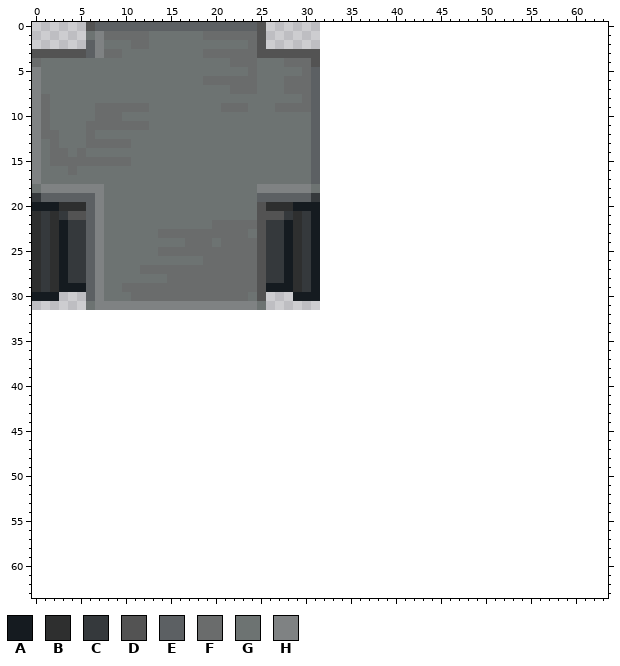
Pixel-art sprite, stored at Resources/Textures/_Nuclear14/Structures/Furniture/Tables/counters.rsi/metal_counter_cross.png. Above, as it was before the edit.
The file is 32x32 pixels. The old version is drawn lined up with the new one, on the new canvas.
Palette (. is transparent): A #151b20  B #2e2f2f  C #35393c  D #535353  E #5c6063  F #6a6c6c  G #6d7372  H #7f8283
Pixels before (only the part around the change), first column x 0:
 0 ......DEEEEEEEEEEEEEEEEEED......................................
 1 ......GHFFFFFGGGGGGFFFFFFD......................................
 2 ......EHGGGFFGGGGGGGGGGGFD......................................
 3 DDDDDDEHFFGGGGGGGGGFFFFFFDDDDDDD................................
 4 FGGGGGGGGGGGGGGGGGGGGGFFFGGGFFFD................................
 5 HGGGGGGGGGGGGGGGGGGGGGGGFGGGGGFE................................
 6 HGGGGGGGGGGGGGGGGGGFFFFFFGGGFFFE................................
 7 HGGGGGGGGGGGGGGGGGGGGGFFFGGGFFFE................................
 8 HFGGGGGGGGGGGGGGGGGGGGGGGGGGGGFE................................
 9 HFGGGGGFFFFFFGGGGGGGGFFFGGGFFFFE................................
10 HFGGGGGFFFGGGGGGGGGGGGGGGGGGGGGE................................
11 HFGGGGFFFFFFFGGGGGGGGGGGGGGGGGGE................................
12 HFFGGGFGGGGGGGGGGGGGGGGGGGGGGGGE................................
13 HGFGGGFFFFFGGGGGGGGGGGGGGGGGGGGE................................
14 HGFFGFGGGGGGGGGGGGGGGGGGGGGGGGGE................................
15 HGFFFFFFFFFGGGGGGGGGGGGGGGGGGGGE................................
16 HGGGFGGGGGGGGGGGGGGGGGGGGGGGGGGE................................
17 HGGGGGGGGGGGGGGGGGGGGGGGGGGGGGGE................................
18 GHHHHHHHGGGGGGGGGGGGGGGGGHHHHHHG................................
19 CEEEEEEHGGGGGGGGGGGGGGGGGEEEEEEC................................
20 AAABBBEHGGGGGGGGGGGGGGGGGDBBBAAA................................
21 BCBCDDEHGGGGGGGGGGGGGGGGGDDDCBCA................................
22 BCBACCEHGGGGGGGGGGGGFFFFFDCCABCA................................
23 BCBACCEHGGGGGGFFFFFFFFFFGDCCABCA................................
24 BCBACCEHGGGGGGGGGFFFGFFFFDCCABCA................................
25 BCBACCEHGGGGGGFFFFFFFFFFFDCCABCA................................
26 BCBACCEHGGGGGGGGGGGFFFFFFDCCABCA................................
27 BCBACCEHGGGGFFFFFFFFFFFFFDCCABCA................................
28 BCBACCEHGGGGGGGFFFFFFFFFFDCCABCA................................
29 BCBAAAEHGGFFFFFFFFFFFFFFFDAAABCA................................
30 AAA...EHGGGFFFFFFFFFFFFFGD...AAA................................
31 ......GHHHHHHHHHHHHHHHHHHG......................................
32 ................................................................
33 ................................................................
34 ................................................................
35 ................................................................
36 ................................................................
37 ................................................................
38 ................................................................
39 ................................................................
40 ................................................................
41 ................................................................
42 ................................................................
43 ................................................................
44 ................................................................
45 ................................................................
46 ................................................................
47 ................................................................
48 ................................................................
49 ................................................................
50 ................................................................
51 ................................................................
52 ................................................................
53 ................................................................
54 ................................................................
55 ................................................................
56 ................................................................
57 ................................................................
58 ................................................................
59 ................................................................
60 ................................................................
61 ................................................................
62 ................................................................
63 ................................................................
Now the later version:
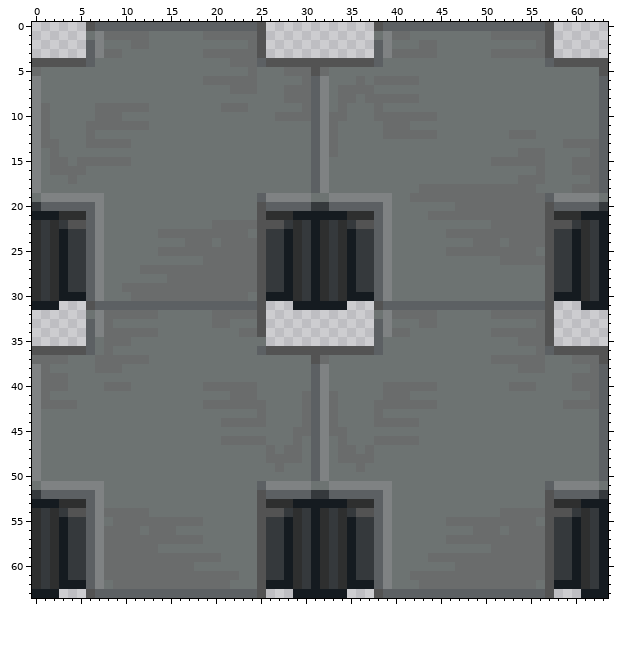
Message: fix some angles of metal counters looking weird
What changed:
canvas 32x32 -> 64x64
Changed rows in their new state; - is an unchanged pixel.
first column x 0:
 0 --------------------------------------DEEEEEEEEEEEEEEEEEED------
 1 --------------------------------------GHFFGGGGGGGGGFFFFFFD------
 2 --------------------------------------EHGGGFFGGGGGGGGGGGFD------
 3 ......--------------------......------EHFFFFFGGGGGGFFFFFFD------
 4 DDDDDDE------------------EDDDDD-DDDDDDEGGGGGGGGGGGGGGGGGGEDDDDDD
 5 F---------------------------FF-DFGGGGGGGGGGGGGGGGGGGGGGGGGGGGGGD
 6 ----------------------------GG--HGGGFGFFFFFGGGGGGGGGGGGGGGGGGGGE
 7 --------------------------------HGFFFFGGGGGGGGGGGGGGGGGGGGGGGGGE
 8 -G--------------------------FF--HGFFGFFFFFFGGGGGGGGGGGGGGGGGGGGE
 9 ---------------------------GGG--HGFGGGFGGGGGGGGGGGGGGGGGGGGGGGGE
10 ---------------------------FFFF-HFFGGGFFFFFFFGGGGGGGGGGGGGGGGGGE
11 --------------------------------HFGGGGGFFFGGGGGGGGGGGGGGGGGGGGGE
12 --G-----------------------------HFGGGGGFFFFFFGGGGGGGGFFFGGGGGGGE
13 -F------------------------------HFGGGGGGGGGGGGGGGGGGGGGGGGGFFFFE
14 ---G-G--------------------------HFGGGGGGGGGGGGGGGGGGGGFFFGGGGGFE
15 ----G---------------------------HGGGGGGGGGGGGGGGGGGFFFFFFGGGFFFE
16 --FF-F--------------------------HGGGGGGGGGGGGGGGGGGGGGGGFGGGFFFE
17 ----F---------------------------HGGGGGGGGGGGGGGGGGGGGGFFFGGGGGFE
18 HGGGGGGG-----------------GGGGGGEHGGGGGGGGGGFFFFFFFFFFFFFGGGGFFFE
19 GHHHHHH-------------------HHHHHGGHHHHHHHGGFFFFFFFFFFFFFFFEHHHHHG
20 CEEEEE--------------------EEEEECCEEEEEEHGGGGGGGFFFFFFFFFFDEEEEEC
21 AAABBB--------------------BBBAA-AAABBBEHGGGGFFFFFFFFFFFFFDBBBAAA
22 ---CDD--------------------DDC---BCBCDDEHGGGGGGGGGGGFFFFFFDDDCBCA
23 --------------------------------BCBACCEHGGGGGGFFFFFFFFFFFDCCABCA
24 --------------------------------BCBACCEHGGGGGGGGGFFFGFFFFDCCABCA
25 --------------------------------BCBACCEHGGGGGGFFFFFFFFFFGDCCABCA
26 --------------------------------BCBACCEHGGGGGGGGGGGGFFFFFDCCABCA
27 --------------------------------BCBACCEHGGGGGGGGGGGGGGGGGDCCABCA
28 --------------------------------BCBACCEHGGGGGGGGGGGGGGGGGDCCABCA
29 ----CC--------------------CC----BCBACCEHGGGGGGGGGGGGGGGGGDCCABCA
30 BCBAAA--------------------AAABC-BCBAAAEHGGGGGGGGGGGGGGGGGDAAABCA
31 AAA---DEEEEEEEEEEEEEEEEEED---AAAAAA---DEEEEEEEEEEEEEEEEEED---AAA
32 ------GHFFFFFFGGGGGGFFFFFD------------GHFFFFFGGGGGGFFFFFFD------
33 ------EHFGGGGGGGGGGGFFGGGD------------EHGGGFFGGGGGGGGGGGFD------
34 ------EHFFFFFFGGGGGGGGGFFD------------EHFFGGGGGGGGGFFFFFFD------
35 ------EGFFFGGGGGGGGGGGGGGG------------EGGGGGGGGGGGGGGGFFFD------
36 DDDDDDEGFGGGGGGGGGGGGGGGGEDDDDDDDDDDDDEGGGGGGGGGGGGGGGGGFEDDDDDD
37 FFFFGGGFFFFFFGGGGGGGGGGGGGGGGGGDFGGGGGGGGGGGGGGGGGGFFFFFFGGGFFFD
38 HFGGGGGFFFGGGGGGGGGGGGGGGGGGGGGEHGGGGGGGGGGGGGGGGGGGGGFFFGGGGGFE
39 HFFFGGGGGGGGGGGGGGGGGGGGGGGGGGGEHGGGGGGGGGGGGGGGGGGGGGGGGGGGFFFE
40 HFFFGGGGFFFGGGGGGGGFFFFFFGGGGGGEHGGGGGGFFFFFFGGGGGGGGFFFGGGGFFFE
41 HFGGGGGGGGGGGGGGGGGGGGFFFGGGGGFEHFGGGGGFFFGGGGGGGGGGGGGGGGGGGGFE
42 HFFFFGGGGGGGGGGGGGGFFFFFFFGGGGFEHFGGGGFFFFFFFGGGGGGGGGGGGGGFFFFE
43 HGGGGGGGGGGGGGGGGGGGGGGGGFGGGGFEHFGGGGFGGGGGGGGGGGGGGGGGGGGGGGGE
44 HGGGGGGGGGGGGGGGGGGGGFFFFFGGGGFEHFGGGGFFFFFGGGGGGGGGGGGGGGGGGGGE
45 HGGGGGGGGGGGGGGGGGGGGGGGGGGGGFFEHFFGGGGGGGGGGGGGGGGGGGGGGGGGGGGE
46 HGGGGGGGGGGGGGGGGGGGGFFFFFGGGFGEHGFGGGFFFFFGGGGGGGGGGGGGGGGGGGGE
47 HGGGGGGGGGGGGGGGGGGGGGGGGGFGFFGEHGFFGFGGGGGGGGGGGGGGGGGGGGGGGGGE
48 HGGGGGGGGGGGGGGGGGGGGGGGGGFFFFGEHGFFFFGGGGGGGGGGGGGGGGGGGGGGGGGE
49 HGGGGGGGGGGGGGGGGGGGGGGGGGGFGGGEHGGGFGGGGGGGGGGGGGGGGGGGGGGGGGGE
50 HGGGGGGGGGGGGGGGGGGGGGGGGGGGGGGEHGGGGGGGGGGGGGGGGGGGGGGGGGGGGGGE
51 GHHHHHHHGGGGGGGGGGGGGGGGGEHHHHHGGHHHHHHHGGGGGGGGGGGGGGGGGEHHHHHG
52 CEEEEEEHGGGGGGGGGGGGGGGGGDEEEEECCEEEEEEHGGGGGGGGGGGGGGGGGDEEEEEC
53 AAABBBEHGGGGGGGGGGGGGGGGGDBBBAAAAAABBBEHGGGGGGGGGGGGGGGGGDBBBAAA
54 BCBCDDEHFFFFFGGGGGGGGGGGGDDDCBCABCBCDDEHGGGGGGGGGGGGFFFFFDDDCBCA
55 BCBACCEHGFFFFFFFFFFGGGGGGDCCABCABCBACCEHGGGGGGFFFFFFFFFFGDCCABCA
56 BCBACCEHFFFFGFFFGGGGGGGGGDCCABCABCBACCEHGGGGGGGGGFFFGFFFFDCCABCA
57 BCBACCEHFFFFFFFFFFFGGGGGGDCCABCABCBACCEHGGGGGGFFFFFFFFFFFDCCABCA
58 BCBACCEHFFFFFFGGGGGGGGGGGDCCABCABCBACCEHGGGGGGGGGGGFFFFFFDCCABCA
59 BCBACCEHFFFFFFFFFFFFFGGGGDCCABCABCBACCEHGGGGFFFFFFFFFFFFFDCCABCA
60 BCBACCEHFFFFFFFFFFGGGGGGGDCCABCABCBACCEHGGGGGGGFFFFFFFFFFDCCABCA
61 BCBACCEHFFFFFFFFFFFFFFFGGDCCABCABCBACCEHGGFFFFFFFFFFFFFFFDCCABCA
62 BCBAAAEHGFFFFFFFFFFFFFGGGDAAABCABCBAAAEHGGGFFFFFFFFFFFFFGDAAABCA
63 AAA---DEEEEEEEEEEEEEEEEEED---AAAAAA---DEEEEEEEEEEEEEEEEEED---AAA
Changed places in both pictures, as pixel boxes (x1, y1, x2, y2):
changed: (32, 22, 608, 598)
